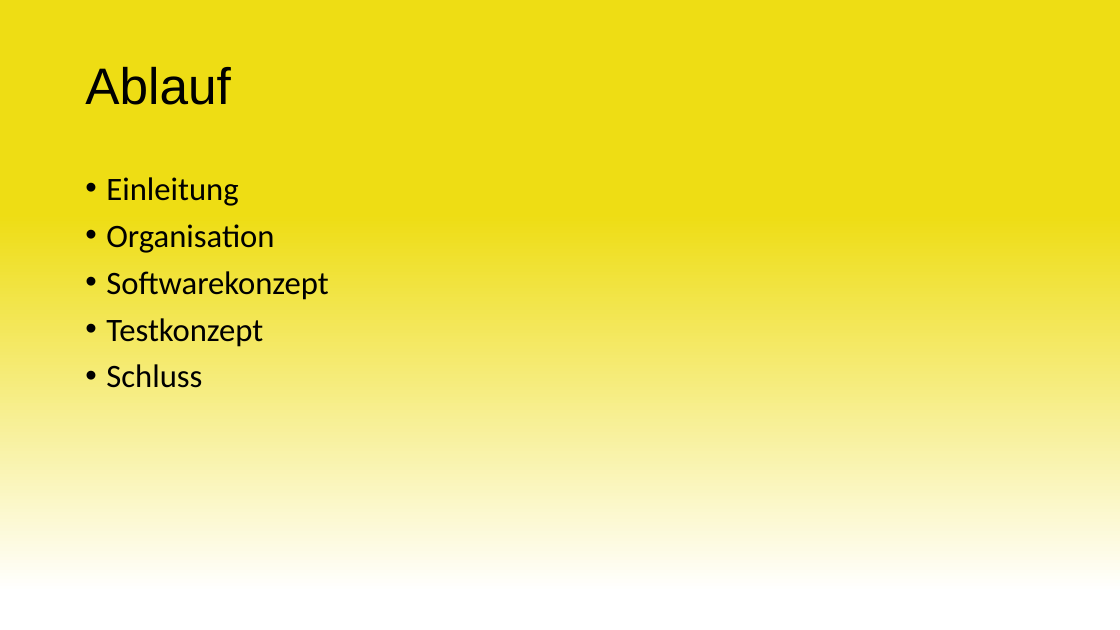
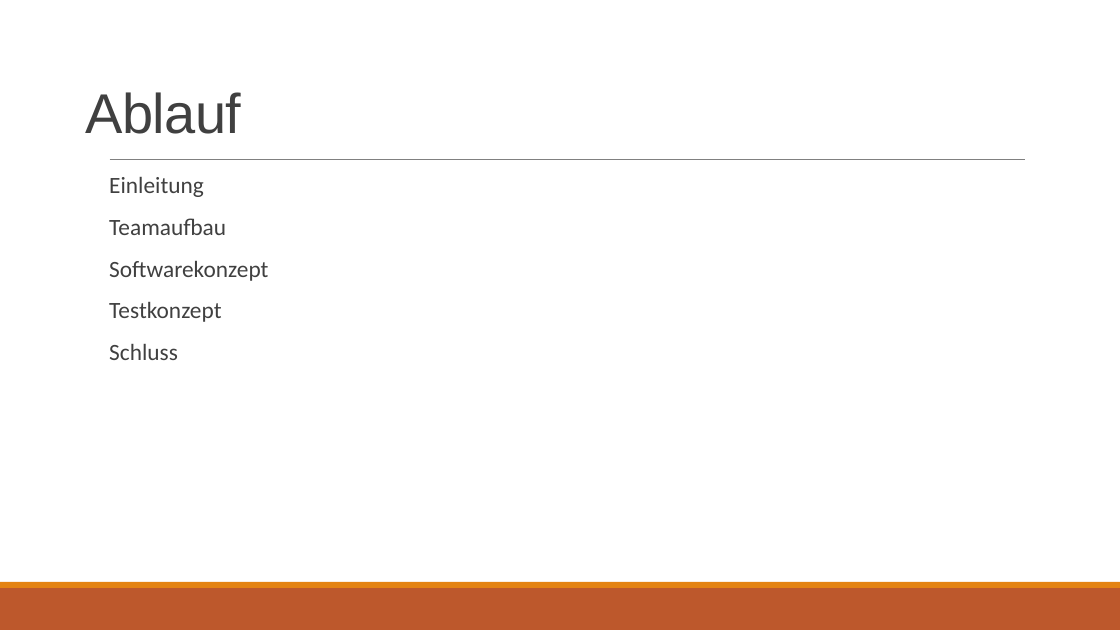
Before and after one commit to Swissmade41/EMI-Filter, a slide deck: slide 2 of Präsentation/Zwischenpräsentation.pptx. Drawn at 1120x630 pixels with LibreOffice and Linux fonts; fonts in the diff are those of the drawing. Boxes give left, top, right and bottom in pixels: in the first picture for what was removed or moved away, otherwise in the second. Text is boxed around its words. In the diff, an @@ line names an element or a change of style, - is before the commit and + after.

Commit message:
Update Zwischenpräsentation.pptx
Design angepasst
Präsi umstrukturiert

```diff
--- a/Präsentation/Zwischenpräsentation.pptx
+++ b/Präsentation/Zwischenpräsentation.pptx
@@ background gradient #FFFFFF to #EEDD14 to #FFFFFF @@
@@ title "Ablauf" at box(85, 92, 241, 134): size 44 to 48 pt, text colour #000000 to #404040, letter spacing 0 to -0.5 pt; line spacing 0.9 to 0.85; vertical alignment middle to bottom @@
@@ text at box(109, 177, 268, 360): size 28 to 20 pt, text colour #000000 to #404040 in "Einleitung", "Softwarekonzept", "Testkonzept", "Schluss"; bullet • to  ; more space between paragraphs @@
@@ line added from (110, 160) to (1026, 160), #808080 0.5 pt @@
@@ text at box(109, 218, 226, 235): text changed; size 28 to 20 pt; text colour #000000 to #404040 @@
-• Organisation
+  Teamaufbau
@@ rectangle added at box(0, 588, 1120, 630), fill #BD582C @@
@@ rectangle added at box(0, 582, 1120, 588), fill #E48312 @@
```
Also in this commit, not shown: 10 other slides changed, 5 slides added, 8 slides removed.
